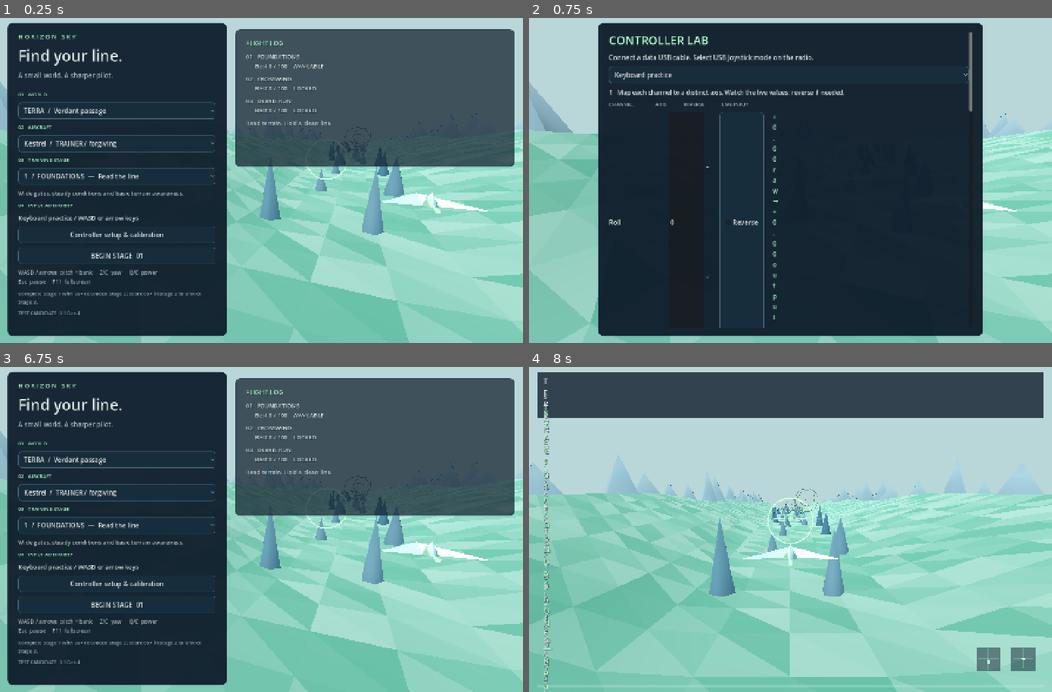
Above: before the commit, frames 1-4 (two rows, left to right).
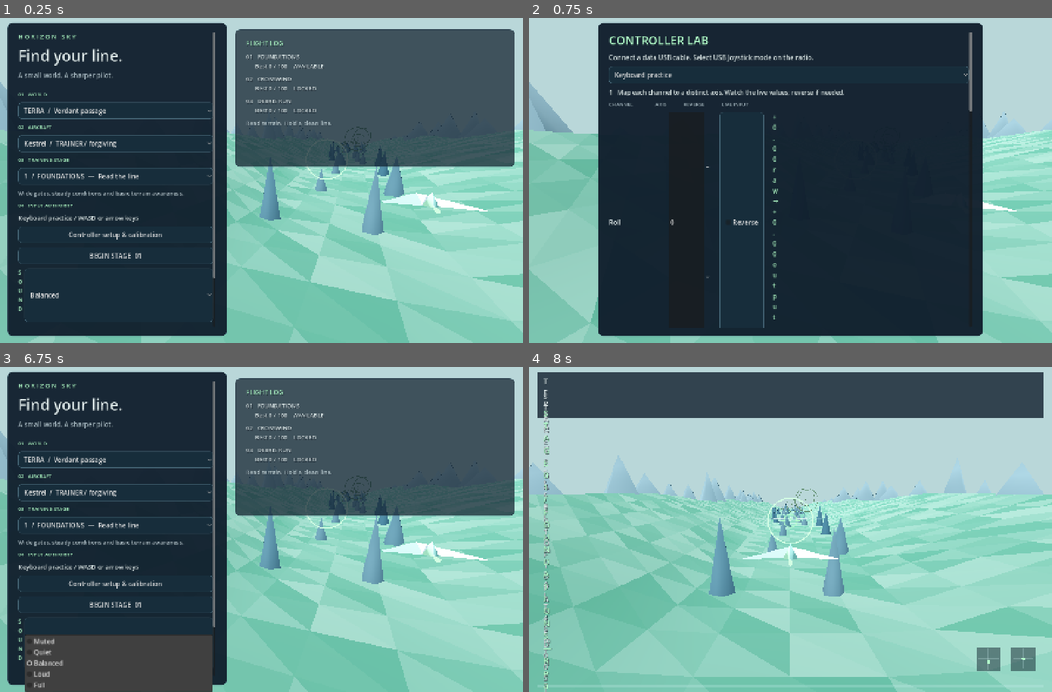
Above: after the commit, the same moments.

Repository: Denberg28/Horizon-Sky
Game: Godot game, scene res://main.tscn
Two runs of this game, one before a commit and one after it. Both use one fixed random seed, a clock stepped at 60 frames per second and the inputs below.
Inputs (mouse positions are in pixels of both pictures, inside the frame that each line leads up to):
- Up to frame 1 (0.25 s): no input
- Up to frame 2 (0.75 s): click "Controller setup & calibration" at 0.5 s
- Up to frame 3 (6.75 s): click "Keyboard practice" at 1.25 s; click "Reverse" at 2 s; tap Enter at 2.75, 4.25 s; move the mouse to (376, 513) at 2.77 s; hold D 2.78-3.5 s; hold E 2.78-3.5 s; click (376, 513) at 2.92 s; tap Space at 3.5, 5 s; drag from (156, 545) to (235, 594) at 3.52 s; move the mouse to (313, 458) at 4.27 s; hold D 4.28-5 s; hold Q 4.28-5 s; tap E at 4.55, 6.05 s; drag from (235, 594) to (104, 480) at 5.02 s; move the mouse to (418, 578) at 5.77 s; hold A 5.78-6.5 s; hold Z 5.78-6.5 s; tap Escape at 6.4 s; click (120, 643) at 6.5 s, where only the run after the commit has a clickable "Balanced"
- Up to frame 4 (8 s): click "BEGIN STAGE 01" at 7.25 s

The runs differ from the first frame. In frame 1, 1.4% of the frame differs, in the area x 3-42%, y 4-94%; in frame 2, nothing differs; in frame 3, 7.3%, in the area x 3-42%, y 4-100%; in frame 4, nothing differs.

Commit message:
feat: add responsive craft audio and saved sound controls for rc.5

Diff:
--- a/project.godot
+++ b/project.godot
@@ -2,7 +2,7 @@
 
 [application]
 config/name="Horizon Sky"
-config/version="0.1.0-rc.4"
+config/version="0.1.0-rc.5"
 run/main_scene="res://main.tscn"
 config/features=PackedStringArray("4.6", "GL Compatibility")
 
--- /dev/null
+++ b/scripts/flight_audio.gd
@@ -0,0 +1,94 @@
+extends Node
+# Original PCM synthesis: change engine harmonics here, mix levels in set_volume.
+const SAMPLE_RATE = 22050
+var engine: AudioStreamPlayer
+var feedback: AudioStreamPlayer
+var engines: Array[AudioStreamWAV] = []
+var cues: Dictionary = {}
+var volume = 0.45
+var flying = false
+var current_vehicle = -1
+var pending_cue = ""
+
+func _ready():
+	engine = AudioStreamPlayer.new()
+	feedback = AudioStreamPlayer.new()
+	add_child(engine)
+	add_child(feedback)
+	for frequency in [80.0, 140.0, 60.0]:
+		engines.append(make_wave(frequency, 0.1, true))
+	cues = {"pass": make_wave(660, 0.18), "miss": make_wave(220, 0.22), "complete": make_wave(880, 0.5), "impact": make_wave(110, 0.3)}
+	set_volume(volume)
+
+func _exit_tree():
+	set_flying(false)
+	engine.stream = null
+	feedback.stream = null
+
+static func make_wave(frequency: float, seconds: float, loop: bool = false) -> AudioStreamWAV:
+	var count = int(SAMPLE_RATE * seconds)
+	var pcm = PackedByteArray()
+	pcm.resize(count * 2)
+	for i in range(count):
+		var t = float(i) / SAMPLE_RATE
+		var phase = TAU * frequency * t
+		var sample = sin(phase) * 0.20 + sin(phase * 2) * 0.07 + sin(phase * 3) * 0.03
+		if not loop:
+			# Short attack/release avoid clicks at cue boundaries.
+			var envelope = minf(t / 0.008, (seconds - t) / 0.05)
+			sample *= clampf(envelope, 0, 1)
+		pcm.encode_s16(i * 2, int(sample * 32767))
+	var wave = AudioStreamWAV.new()
+	wave.format = AudioStreamWAV.FORMAT_16_BITS
+	wave.mix_rate = SAMPLE_RATE
+	wave.data = pcm
+	if loop:
+		wave.loop_mode = AudioStreamWAV.LOOP_FORWARD
+		wave.loop_end = count
+	return wave
+
+func set_volume(value: float):
+	volume = clampf(value, 0, 1) if is_finite(value) else 0.45
+	if engine == null:
+		return
+	engine.volume_db = linear_to_db(maxf(volume, 0.0001))
+	feedback.volume_db = engine.volume_db
+	if volume == 0:
+		pending_cue = ""
+		engine.stop()
+		feedback.stop()
+
+func set_flying(active: bool):
+	flying = active
+	if not active and engine != null:
+		pending_cue = ""
+		engine.stop()
+		feedback.stop()
+
+func update_engine(throttle: float, speed_fraction: float, vehicle: int, dt: float):
+	if not flying or volume == 0:
+		return
+	vehicle = clampi(vehicle, 0, engines.size() - 1)
+	if vehicle != current_vehicle:
+		engine.stream = engines[vehicle]
+		current_vehicle = vehicle
+	var target = 0.75 + clampf(throttle, 0, 1) * 0.7 + clampf(speed_fraction, 0, 1) * 0.25
+	engine.pitch_scale = lerpf(engine.pitch_scale, target, 1.0 - exp(-maxf(dt, 0) * 5.0))
+	if not engine.playing:
+		engine.play()
+
+func play_cue(event: String):
+	if volume == 0 or not cues.has(event):
+		return
+	if not flying and event != "complete" and event != "impact":
+		return
+	# Render dispatch coalesces events and lets pause cancel a not-yet-started cue.
+	pending_cue = event
+
+func _process(_dt: float):
+	if pending_cue.is_empty():
+		return
+	feedback.stop()
+	feedback.stream = cues[pending_cue]
+	pending_cue = ""
+	feedback.play()
--- a/scripts/main.gd
+++ b/scripts/main.gd
@@ -5,12 +5,14 @@
 const Course = preload("res://scripts/course.gd")
 const HUD = preload("res://scripts/hud.gd")
 const TouchControls = preload("res://scripts/touch_controls.gd")
-const VERSION = "0.1.0-rc.4"
+const FlightAudio = preload("res://scripts/flight_audio.gd")
+const VERSION = "0.1.0-rc.5"
 const INK = Color("101e2c")
 const MINT = Color("b4ffcc")
 var flight = FlightModel.new()
 var radio = RadioInput.new()
 var profile = ProfileStore.new()
+var audio: Node
 var course: Node3D
 var craft: Node3D
 var engine_flare: MeshInstance3D
@@ -48,9 +50,14 @@
 var capture_path = ""
 var frames = 0
 var exit_after = 0
+var shutting_down = false
 
 func _ready():
+	get_tree().auto_accept_quit = false
 	profile.load_profile()
+	audio = FlightAudio.new()
+	add_child(audio)
+	audio.set_volume(profile.audio_volume())
 	if OS.get_name() == "Android":
 		radio.select_touch()
 	for argument in OS.get_cmdline_user_args():
@@ -189,7 +196,9 @@
 	mobile_pause.offset_bottom = 92
 	mobile_pause.visible = false
 
-func sync_touch():
+func sync_flight_state():
+	if audio != null:
+		audio.set_flying(state == "FLYING" and focus_ok)
 	if touch_controls == null:
 		return
 	var playing = state == "FLYING" and radio.touch_mode
@@ -256,6 +265,28 @@
 	spacer.custom_minimum_size.y = height
 	parent.add_child(spacer)
 
+# Shared hangar/pause sound control: choices persist on selection, never per frame.
+func sound_control(parent: Node):
+	var row = HBoxContainer.new()
+	row.add_theme_constant_override("separation", 16)
+	parent.add_child(row)
+	text(row, "SOUND", 15, MINT)
+	var select = OptionButton.new()
+	var levels = [0.0, 0.2, 0.45, 0.75, 1.0]
+	for title in ["Muted", "Quiet", "Balanced", "Loud", "Full"]:
+		select.add_item(title)
+	var nearest = 0
+	for i in range(levels.size()):
+		if absf(levels[i] - audio.volume) < absf(levels[nearest] - audio.volume):
+			nearest = i
+	select.select(nearest)
+	select.size_flags_horizontal = Control.SIZE_EXPAND_FILL
+	row.add_child(select)
+	var status = text(parent, "Engine and flight cues", 14, Color("9eb5c0"))
+	select.item_selected.connect(func(i):
+		audio.set_volume(levels[i])
+		status.text = "Sound preference saved" if profile.set_audio_volume(levels[i]) else profile.warning)
+
 func record_key(tier: int) -> String:
 	var base = Course.PLANETS[planet].name + " / " + FlightModel.VEHICLES[vehicle].name
 	return base if tier == 0 else base + " / " + Course.STAGES[tier].name
@@ -270,7 +301,7 @@
 
 func show_menu():
 	state = "MENU"
-	sync_touch()
+	sync_flight_state()
 	hud.visible = false
 	clear_overlay()
 	var viewport_size = get_viewport().get_visible_rect().size
@@ -320,6 +351,7 @@
 	text(col, authority_name(), 17)
 	button(col, "Touch control guide" if radio.touch_mode else "Controller setup & calibration", show_calibration)
 	button(col, "BEGIN STAGE  %02d" % (stage + 1), start_run)
+	sound_control(col)
 	text(col, "LEFT: yaw/throttle    RIGHT: bank/pitch    Tap PAUSE to stop." if radio.touch_mode else "WASD / arrows  pitch + bank     Z/C  yaw     Q/E  power\nEsc  pause     F11  fullscreen", 15, Color("9eb5c0"))
 	text(col, "Complete Stage 1 with 55+ to unlock Stage 2; score 65+ in Stage 2 to unlock Stage 3.", 14, Color("9eb5c0"))
 	if not profile.warning.is_empty():
@@ -353,6 +385,7 @@
 		show_touch_guide()
 		return
 	state = "MENU"
+	sync_flight_state()
 	hud.visible = false
 	clear_overlay()
 	calibration_open = true
@@ -426,7 +459,7 @@
 
 func show_touch_guide():
 	state = "MENU"
-	sync_touch()
+	sync_flight_state()
 	hud.visible = false
 	clear_overlay()
 	var view = get_viewport().get_visible_rect().size
@@ -473,7 +506,7 @@
 	recovering = false
 	clear_overlay()
 	hud.visible = true
-	sync_touch()
+	sync_flight_state()
 	hud.flying = true
 	update_camera(1.0)
 
@@ -481,7 +514,7 @@
 	if state != "FLYING" and state != "PAUSED":
 		return
 	state = "PAUSED"
-	sync_touch()
+	sync_flight_state()
 	clear_overlay()
 	var view = get_viewport().get_visible_rect().size
 	var width = minf(650.0, view.x - 40.0)
@@ -491,6 +524,7 @@
 	text(col, "Flight time and movement are frozen.\nCenter controls and lower throttle before resuming.", 18)
 	button(col, "Resume flight", resume_run)
 	button(col, "Restart course", start_run)
+	sound_control(col)
 	button(col, "Return to hangar", show_menu)
 
 func resume_run():
@@ -501,13 +535,14 @@
 	recovering = false
 	last_command = Vector4.ZERO
 	clear_overlay()
-	sync_touch()
+	sync_flight_state()
 
 func finish_run(reason: String, completed: bool):
 	if state != "FLYING":
 		return
 	state = "RESULTS"
-	sync_touch()
+	sync_flight_state()
+	audio.play_cue("complete" if completed else "impact")
 	var precision = accuracy_total / Course.GATE_COUNT * 100.0
 	var smoothness = clampf(100 - command_variation / maxf(flight.time, 1.0) * 6, 0, 100)
 	var score = clampf(hits / float(Course.GATE_COUNT) * 65 + precision * 0.25 + smoothness * 0.1, 0, 100)
@@ -577,6 +612,7 @@
 		else:
 			streak = 0
 		course.mark_gate(next_gate, success)
+		audio.play_cue("pass" if success else "miss")
 		next_gate += 1
 		message = ("CENTERED PASS" if distance < radius * 0.35 else "CLEAN PASS") + "  /  STREAK %d" % streak if success else "GATE MISSED  /  Reset your approach"
 		message_time = 2.0
@@ -600,6 +636,7 @@
 			var raw = Input.get_joy_axis(radio.device, int(radio.mapping[i].axis)) if not radio.keyboard and radio.connected() else 0.0
 			config_rows[i].text = "%+.2f raw   →   %+.2f output" % [raw, values[i]]
 	if state == "FLYING":
+		audio.update_engine(last_command.w, flight.speed / FlightModel.VEHICLES[vehicle].max_speed, vehicle, dt)
 		update_camera(dt)
 		message_time -= dt
 		telemetry.text = "%s  /  %s       %.0f m/s       ALT %.0f m       THR %.0f%%" % [Course.PLANETS[planet].name, FlightModel.VEHICLES[vehicle].name, flight.speed, flight.position.y, last_command.w * 100]
@@ -618,7 +655,17 @@
 		await RenderingServer.frame_post_draw
 		get_viewport().get_texture().get_image().save_png(capture_path)
 	if exit_after > 0 and frames >= exit_after:
-		get_tree().quit()
+		request_quit()
+
+func request_quit():
+	if shutting_down:
+		return
+	shutting_down = true
+	state = "EXITING"
+	sync_flight_state()
+	# Retire audio playback before engine teardown, including automated smoke exits.
+	await get_tree().create_timer(0.05).timeout
+	get_tree().quit()
 
 func update_camera(dt: float):
 	craft.position = flight.position + (Vector3(20, 1, -8) if state == "MENU" else Vector3.ZERO)
@@ -644,8 +691,12 @@
 			show_menu()
 
 func _notification(what: int):
-	if what == NOTIFICATION_APPLICATION_FOCUS_OUT:
+	if what == NOTIFICATION_WM_CLOSE_REQUEST:
+		request_quit()
+	elif what == NOTIFICATION_APPLICATION_FOCUS_OUT:
 		focus_ok = false
+		if audio != null:
+			audio.set_flying(false)
 		if touch_controls != null:
 			touch_controls.clear_gestures()
 		if state == "FLYING":
--- a/scripts/profile_store.gd
+++ b/scripts/profile_store.gd
@@ -9,6 +9,21 @@
 		backup = "user://test-pilot.backup.json"
 var data: Dictionary = {"schema": 1, "controllers": {}, "records": {}}
 var warning = ""
+
+# Optional settings tolerate older saves and malformed preferences without losing records.
+func audio_volume() -> float:
+	var settings = data.get("settings", {})
+	if settings is Dictionary:
+		var value = settings.get("audio_volume", 0.45)
+		if (value is float or value is int) and is_finite(value):
+			return clampf(value, 0, 1)
+	return 0.45
+
+func set_audio_volume(value: float) -> bool:
+	if not data.get("settings") is Dictionary:
+		data["settings"] = {}
+	data.settings["audio_volume"] = clampf(value, 0, 1) if is_finite(value) else 0.45
+	return save_profile()
 
 func load_profile():
 	if not FileAccess.file_exists(path):
--- a/tests/run_tests.gd
+++ b/tests/run_tests.gd
@@ -5,6 +5,7 @@
 const Store = preload("res://scripts/profile_store.gd")
 const Main = preload("res://scripts/main.gd")
 const Touch = preload("res://scripts/touch_controls.gd")
+const FlightAudio = preload("res://scripts/flight_audio.gd")
 var failures = 0
 var checks = 0
 
@@ -151,6 +152,53 @@
 				check(course.debris_collision(course.hazards[0].mesh.position), "debris impact detected")
 	course.queue_free()
 	var store = Store.new()
+	check(store.audio_volume() == 0.45, "legacy profile uses balanced sound without migration")
+	for settings in [null, [], {"audio_volume": "bad"}, {"audio_volume": INF}]:
+		store.data["settings"] = settings
+		check(store.audio_volume() == 0.45, "malformed optional sound setting falls back without losing records")
+	check(store.set_audio_volume(0.2), "sound preference saves")
+	var sound_reload = Store.new()
+	sound_reload.load_profile()
+	check(sound_reload.audio_volume() == 0.2, "sound preference survives disk reload")
+	check(store.set_audio_volume(2) and store.audio_volume() == 1, "sound preference clamps out-of-range values")
+	check(store.set_audio_volume(0) and store.audio_volume() == 0, "mute preference persists")
+	var sound = FlightAudio.new()
+	root.add_child(sound)
+	check(sound.engines.size() == 3 and sound.cues.size() == 4, "three original engine loops and four flight cues generated")
+	for wave in sound.engines + sound.cues.values():
+		var bounded = true
+		for sample in range(0, wave.data.size(), 2):
+			bounded = bounded and abs(wave.data.decode_s16(sample)) < 11000
+		check(bounded and wave.mix_rate == 22050 and wave.data.size() > 0, "generated PCM stays within mix headroom")
+	sound.set_flying(true)
+	sound.update_engine(0, 0, 0, 1)
+	var idle_pitch: float = sound.engine.pitch_scale
+	sound.update_engine(1, 1, 0, 1)
+	check(sound.engine.playing and sound.engine.pitch_scale > idle_pitch, "engine responds to thrust and speed")
+	sound.play_cue("pass")
+	sound._process(0)
+	check(sound.feedback.playing, "gate pass produces audible feedback")
+	sound.set_volume(0)
+	check(not sound.engine.playing and not sound.feedback.playing, "mute immediately stops engine and cues")
+	sound.set_volume(0.45)
+	sound.update_engine(0.5, 0.5, 2, 1)
+	check(sound.engine.playing and sound.engine.stream == sound.engines[2], "unmuting active flight resumes correct craft engine")
+	sound.play_cue("pass")
+	sound.play_cue("miss")
+	check(sound.pending_cue == "miss", "rapid cue events coalesce to the latest feedback")
+	sound.set_flying(false)
+	sound._process(0)
+	check(sound.pending_cue.is_empty() and not sound.feedback.playing, "pause cancels a queued cue before playback")
+	sound.play_cue("pass")
+	check(not sound.engine.playing and not sound.feedback.playing, "paused audio rejects stale gate cues")
+	sound.play_cue("complete")
+	sound._process(0)
+	check(sound.feedback.playing, "debrief can play completion cue with engine stopped")
+	sound.set_flying(false)
+	sound.set_volume(1)
+	sound.update_engine(1, 1, 0, 1)
+	check(not sound.engine.playing and not sound.feedback.playing, "volume changes never restart paused flight audio")
+	sound.queue_free()
 	check(store._valid({"schema": 1, "controllers": {}, "records": {}}), "profile schema accepted")
 	check(not store._valid({"schema": 1, "controllers": [], "records": {}}), "corrupt profile shape rejected")
 	check(not store._valid({"schema": 1, "controllers": {}, "records": {"x": {"best": "bad", "attempts": 1, "last": {}}}}), "malformed nested record rejected")
@@ -178,7 +226,11 @@
 	game.profile.data.records.clear()
 	game.start_run()
 	check(game.state == "FLYING", "keyboard launch starts training")
+	game.audio.set_volume(0.45)
+	game._process(0.02)
+	check(game.audio.engine.playing, "game flight starts engine audio")
 	game.pause_run("test")
+	check(not game.audio.engine.playing, "game pause stops engine immediately")
 	var paused_position: Vector3 = game.flight.position
 	for n in range(20):
 		game._physics_process(1.0 / 120)
@@ -188,6 +240,7 @@
 	check(game.state == "FLYING", "explicit keyboard resume succeeds")
 	game._notification(Main.NOTIFICATION_APPLICATION_FOCUS_OUT)
 	check(game.state == "PAUSED", "focus loss pauses flight")
+	check(not game.audio.engine.playing and not game.audio.feedback.playing, "focus loss silences all flight audio")
 	game._notification(Main.NOTIFICATION_APPLICATION_FOCUS_IN)
 	check(game.state == "PAUSED", "focus return never resumes automatically")
 	game.radio.select_radio(99)
@@ -212,6 +265,8 @@
 	check(game.state == "MENU", "debrief and calibration return to hangar")
 	game.queue_free()
 	await process_frame
+	# Let the audio server retire stopped playback objects before the test process exits.
+	await create_timer(0.05).timeout
 	DirAccess.remove_absolute(store.path)
 	DirAccess.remove_absolute(store.backup)
 	print("RESULT: %d / %d checks passed" % [checks - failures, checks])
Not shown, changed: export_presets.cfg
Not shown, added: scripts/flight_audio.gd.uid
Not shown, added: scripts/touch_controls.gd.uid
Not shown, changed: CHANGELOG.md
Not shown, changed: docs/ARCHITECTURE.md
Not shown, changed: docs/EVIDENCE.md
Not shown, changed: docs/KNOWN_ISSUES.md
Not shown, changed: docs/RELEASE_NOTES.md
Not shown, changed: docs/TESTING.md
